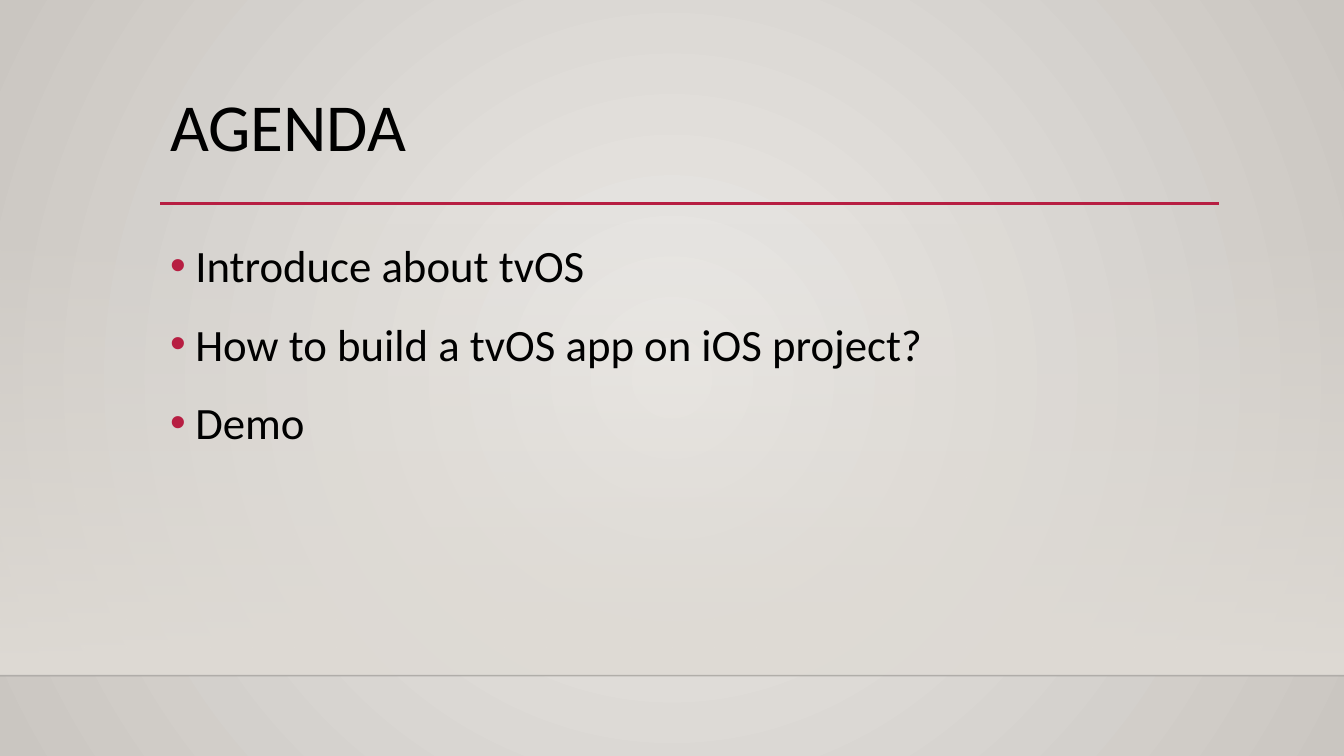
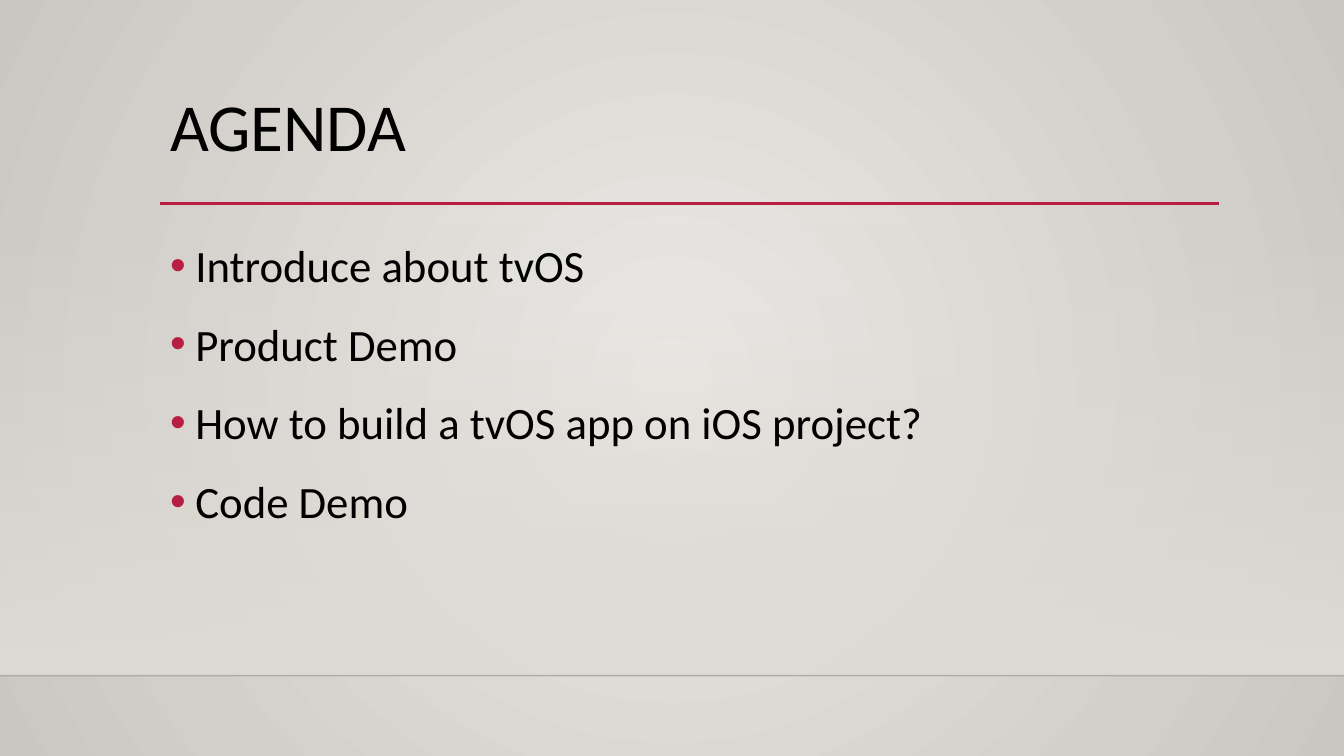
Before and after one commit to ThanhTurin/iOS-meetup-sg, a slide deck: slide 4 of Presentation.pptx. Drawn at 1344x756 pixels with LibreOffice and Linux fonts; fonts in the diff are those of the drawing; background and template pictures are left out. Boxes give left, top, right and bottom in pixels: in the first picture for what was removed or moved away, otherwise in the second. Text is boxed around its words. In the diff, an @@ line names an element or a change of style, - is before the commit and + after.

Commit message:
Update presentation file

```diff
--- a/Presentation.pptx
+++ b/Presentation.pptx
@@ text at (195,330,457,362): paragraph added @@
+• Product Demo
@@ text at (195,487,408,519): text changed @@
-• Demo
+• Code Demo
```
Also in this commit, not shown: 2 other slides changed, 3 slides added, 3 slides removed.
